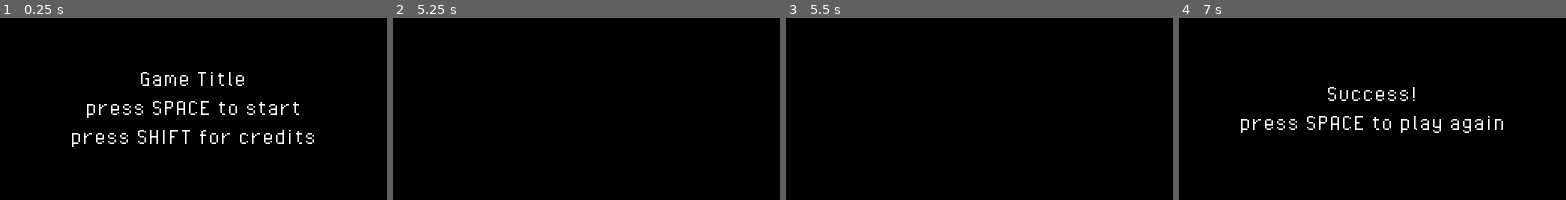
Above: before the commit, frames 1-4 (left to right).
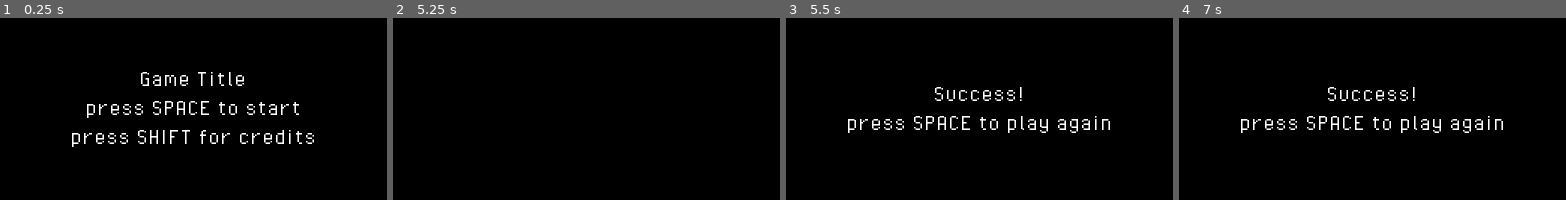
Above: after the commit, the same moments.

Repository: wavefriend/godot-dev-kit
Game: Godot game, scene res://screens/base/ScreenManager.tscn
Same seed, same stepped clock (60 frames per second), same inputs: the game is played once before the commit and once after it.
Inputs:
- Up to frame 1 (0.25 s): no input
- Up to frame 2 (5.25 s): tap Space (continue) at 0.5, 0.8, 1.25, 1.35, 2, 3.05, 3.5, 3.6, 4.25, 5.1 s; hold D (move_right) 0.53-2.03 s; tap Shift (alternate) at 0.6, 2.3, 2.85, 4.35 s; tap W (jump) at 0.77, 1.07, 1.52, 1.55, 1.82, 2.1, 3.02, 3.32, 3.77, 3.8, 4.07, 4.52, 4.82 s; hold A (move_left) 2.03-2.78 s; tap R (debug_restart) at 2.75 s; hold D (move_right) 2.78-4.28 s; tap I (debug_fail) at 4.15 s; hold A (move_left) 4.28-5.03 s; tap O (debug_win) at 4.9 s; hold D (move_right) from 5.03 s (still down)
- Up to frame 3 (5.5 s): keep holding D (move_right)
- Up to frame 4 (7 s): release D (move_right) at 5.78 s; hold A (move_left) from 5.78 s (still down); tap W (jump) at 5.85, 6.02, 6.32, 6.77 s; tap Shift (alternate) at 6.6 s

Frames 1-2 are identical in both runs. In frame 3, 2.1% of the frame differs, in the area x 16-84%, y 37-64%; in frame 4, nothing differs.

Commit message:
made script templates and added music and sound features

Diff:
--- a/Godot 2D Singleplayer Game Dev Kit/assets/tilesets/tileset.tres
+++ /dev/null
@@ -1,54 +0,0 @@
-[gd_resource type="TileSet" load_steps=5 format=2]
-
-[ext_resource path="res://assets/art/square.png" type="Texture" id=1]
-[ext_resource path="res://assets/art/circle.png" type="Texture" id=2]
-
-[sub_resource type="ConvexPolygonShape2D" id=1]
-points = PoolVector2Array( 0, 0, 64, 0, 64, 64, 0, 64 )
-
-[sub_resource type="ConvexPolygonShape2D" id=2]
-points = PoolVector2Array( 64, 64, 0, 64, 0, 0, 64, 0 )
-
-[resource]
-0/name = "square"
-0/texture = ExtResource( 1 )
-0/tex_offset = Vector2( 0, 0 )
-0/modulate = Color( 1, 1, 1, 1 )
-0/region = Rect2( 0, 0, 64, 64 )
-0/tile_mode = 0
-0/occluder_offset = Vector2( 0, 0 )
-0/navigation_offset = Vector2( 0, 0 )
-0/shape_offset = Vector2( 0, 0 )
-0/shape_transform = Transform2D( 1, 0, 0, 1, 0, 0 )
-0/shape = SubResource( 1 )
-0/shape_one_way = false
-0/shape_one_way_margin = 1.0
-0/shapes = [ {
-"autotile_coord": Vector2( 0, 0 ),
-"one_way": false,
-"one_way_margin": 1.0,
-"shape": SubResource( 1 ),
-"shape_transform": Transform2D( 1, 0, 0, 1, 0, 0 )
-} ]
-0/z_index = 0
-1/name = "circle"
-1/texture = ExtResource( 2 )
-1/tex_offset = Vector2( 0, 0 )
-1/modulate = Color( 1, 1, 1, 1 )
-1/region = Rect2( 0, 0, 64, 64 )
-1/tile_mode = 0
-1/occluder_offset = Vector2( 0, 0 )
-1/navigation_offset = Vector2( 0, 0 )
-1/shape_offset = Vector2( 0, 0 )
-1/shape_transform = Transform2D( 1, 0, 0, 1, 0, 0 )
-1/shape = SubResource( 2 )
-1/shape_one_way = false
-1/shape_one_way_margin = 1.0
-1/shapes = [ {
-"autotile_coord": Vector2( 0, 0 ),
-"one_way": false,
-"one_way_margin": 1.0,
-"shape": SubResource( 2 ),
-"shape_transform": Transform2D( 1, 0, 0, 1, 0, 0 )
-} ]
-1/z_index = 0
--- a/Godot 2D Singleplayer Game Dev Kit/game/Game.gd
+++ b/Godot 2D Singleplayer Game Dev Kit/game/Game.gd
@@ -7,8 +7,14 @@
 
 ############################## CONSTANTS ##############################
 
-const FAIL_DELAY_TIME := 2.0
-const WIN_DELAY_TIME := 2.0
+const FAIL_DELAY_TIME := 0.5 # should be greater than fail sound duration
+const WIN_DELAY_TIME := 0.5 # should greater than win sound duration
+
+############################## ONREADYS ##############################
+
+onready var background_music := $Music/BackgroundMusic
+onready var fail_sound := $Sfx/FailSound
+onready var win_sound := $Sfx/WinSound
 
 ############################## VARIABLES ##############################
 
@@ -26,6 +32,9 @@
 	# remember that game has ended
 	has_game_ended = true
 
+	# play fail sound
+	fail_sound.play()
+
 	# yield an amount of time
 	yield(get_tree().create_timer(FAIL_DELAY_TIME), "timeout")
 
@@ -38,6 +47,9 @@
 	# prevent game session from being ended twice
 	if has_game_ended:
 		return
+
+	# play win sound
+	win_sound.play()
 
 	# remember that game has ended
 	has_game_ended = true
--- a/Godot 2D Singleplayer Game Dev Kit/game/Game.tscn
+++ b/Godot 2D Singleplayer Game Dev Kit/game/Game.tscn
@@ -1,6 +1,21 @@
-[gd_scene load_steps=2 format=2]
+[gd_scene load_steps=4 format=2]
 
+[ext_resource path="res://assets/sfx/win.wav" type="AudioStream" id=1]
 [ext_resource path="res://game/Game.gd" type="Script" id=2]
+[ext_resource path="res://assets/sfx/explosion.wav" type="AudioStream" id=3]
 
 [node name="Game" type="Node2D"]
 script = ExtResource( 2 )
+
+[node name="Music" type="Node" parent="."]
+
+[node name="BackgroundMusic" type="AudioStreamPlayer" parent="Music"]
+autoplay = true
+
+[node name="Sfx" type="Node" parent="."]
+
+[node name="FailSound" type="AudioStreamPlayer" parent="Sfx"]
+stream = ExtResource( 3 )
+
+[node name="WinSound" type="AudioStreamPlayer" parent="Sfx"]
+stream = ExtResource( 1 )
--- /dev/null
+++ b/Godot 2D Singleplayer Game Dev Kit/new_script.gd
@@ -0,0 +1,81 @@
+extends KinematicBody2D
+
+############################## EXPORTS ##############################
+
+export(float) var move_speed := 128.0 # pixels / sec
+
+############################## VARIABLES ##############################
+
+enum STATE {ALIVE, DEAD}
+var state : int = STATE.ALIVE
+
+var velocity := Vector2.ZERO
+
+############################## INIT ##############################
+
+func _ready():
+	_enter_alive_state()
+
+############################## PROCESS ##############################
+
+func _physics_process(delta:float):
+	match(state):
+		STATE.ALIVE:
+			_process_alive_state(delta)
+		STATE.DEAD:
+			_process_dead_state(delta)
+
+############################## INPUT ##############################
+
+func get_input_direction()->Vector2:
+	var x := int(Input.is_action_pressed("move_right")) - int(Input.is_action_pressed("move_left"))
+	var y := int(Input.is_action_pressed("move_down")) - int(Input.is_action_pressed("move_up"))
+	return Vector2(x,y).normalized()
+
+
+func get_input_sprint()->bool:
+	return Input.is_action_pressed("sprint")
+
+
+func get_input_interact()->bool:
+	return Input.is_action_just_pressed("interact")
+
+############################## MOTION ##############################
+
+func _move(_delta:float, direction:=Vector2.ZERO, sprint:=false):
+	velocity = move_and_slide(move_speed * direction.normalized())
+
+
+func _look(direction:=Vector2.ZERO):
+	if direction.length_squared() > 0.0:
+		rotation = direction.angle()
+
+############################## ACTION ##############################
+
+func _interact(direction:=Vector2.ZERO):
+	pass
+
+############################## STATE ##############################
+
+func _enter_alive_state():
+	pass
+
+
+func _enter_dead_state():
+	pass
+
+
+func _process_alive_state(delta:float):
+	var input_direction := get_input_direction()
+
+	_move(delta, input_direction, get_input_sprint())
+	_look(input_direction)
+
+	if get_input_interact():
+		_interact(input_direction)
+
+
+func _process_dead_state(_delta:float):
+	pass
+
+############################## END ##############################
--- a/Godot 2D Singleplayer Game Dev Kit/players/platformer/Platformer.gd
+++ /dev/null
@@ -1,58 +0,0 @@
-# Platformer script
-# this is a side scrolling character with jumping and gravity
-extends KinematicBody2D
-
-
-# store movement parameters
-# export means that their values can be set in the Inspector
-export(float) var move_speed := 128.0 # units of pixels / sec
-export(float) var jump_speed := 300.0 # units of pixels / sec
-export(float) var grav_acceleration := 500.0 # units of pixels / sec / sec
-
-# stores the current velocity of this object as a vector
-var velocity := Vector2.ZERO
-
-
-# this method is called when object first created
-func _ready():
-	pass
-
-
-# this method is called every physics frame
-func _physics_process(delta:float):
-	move(delta, get_input_direction(), get_input_jump())
-
-
-# move in direction at move speed and/or jump at jump speed
-func move(delta:float, direction:=0, jump:=false):
-	# move object left / right based on input
-	velocity.x = move_speed * sign(direction)
-
-	# check if wants to jump and is on floor
-	if jump and is_on_floor():
-		velocity.y = -jump_speed
-
-	# apply gravitational force
-	velocity.y += grav_acceleration * delta
-
-	# move object based on velocity
-	velocity = move_and_slide(velocity, Vector2.UP)
-
-
-# return direction indicated by keyboard input (i.e. AD or left right arrow) as int -1, 0, or 1
-func get_input_direction()->int:
-	# return sign of player input direction
-	return int(Input.is_action_pressed("move_right")) - int(Input.is_action_pressed("move_left"))
-
-
-# return whether player just pressed jump key (i.e. W or up arrow)
-func get_input_jump()->bool:
-	# return whether player pressed jump as boolean
-	return Input.is_action_just_pressed("jump")
-
-
-# this method is called by bullet when character is hit by bullet
-func hit():
-	# changes color from blue to red
-	modulate.r += .1
-	modulate.b -= .1
--- a/Godot 2D Singleplayer Game Dev Kit/players/platformer/Platformer.tscn
+++ /dev/null
@@ -1,18 +0,0 @@
-[gd_scene load_steps=4 format=2]
-
-[ext_resource path="res://players/platformer/Platformer.gd" type="Script" id=1]
-[ext_resource path="res://assets/art/square.png" type="Texture" id=2]
-
-[sub_resource type="RectangleShape2D" id=1]
-extents = Vector2( 32, 32 )
-
-[node name="Platformer" type="KinematicBody2D"]
-collision_layer = 2
-collision_mask = 3
-script = ExtResource( 1 )
-
-[node name="CollisionShape2D" type="CollisionShape2D" parent="."]
-shape = SubResource( 1 )
-
-[node name="Sprite" type="Sprite" parent="."]
-texture = ExtResource( 2 )
--- a/Godot 2D Singleplayer Game Dev Kit/players/topdowner/Topdowner.gd
+++ /dev/null
@@ -1,47 +0,0 @@
-# Topdowner script
-# This is a top down character with 8 directional movement
-extends KinematicBody2D
-
-
-# store movement parameters
-# export means that their values can be set in the Inspector
-export(float) var move_speed := 128.0 # units of pixels / sec
-
-# stores the current velocity of this object as a vector
-var velocity := Vector2.ZERO
-
-
-# this method is called when object first created
-func _ready():
-	pass
-
-
-# this method is called every physics frame
-func _physics_process(delta:float):
-	move(delta, get_input_direction())
-
-
-# move in direction at move speed
-func move(_delta:float, direction:=Vector2.ZERO):
-	# determine velocity from direction and speed
-	velocity = move_speed * direction.normalized()
-
-	# move object based on velocity
-	velocity = move_and_slide(velocity)
-
-
-# return direction indicated by keyboard input (i.e. WASD or arrow keys) as normalized 2d vector
-func get_input_direction()->Vector2:
-	# determines when left/right up/down are pressed
-	var x := int(Input.is_action_pressed("move_right")) - int(Input.is_action_pressed("move_left"))
-	var y := int(Input.is_action_pressed("move_down")) - int(Input.is_action_pressed("move_up"))
-
-	# ensure movement direction is of unit 1 length so that diagonal motion isnt faster than lateral
-	return Vector2(x, y).normalized()
-
-
-# this method is called by bullet when character is hit by bullet
-func hit():
-	# changes color from blue to red
-	modulate.r += .1
-	modulate.b -= .1
--- a/Godot 2D Singleplayer Game Dev Kit/players/topdowner/Topdowner.tscn
+++ /dev/null
@@ -1,18 +0,0 @@
-[gd_scene load_steps=4 format=2]
-
-[ext_resource path="res://players/topdowner/Topdowner.gd" type="Script" id=1]
-[ext_resource path="res://assets/art/circle.png" type="Texture" id=2]
-
-[sub_resource type="CircleShape2D" id=1]
-radius = 31.0
-
-[node name="Topdowner" type="KinematicBody2D"]
-collision_layer = 2
-collision_mask = 3
-script = ExtResource( 1 )
-
-[node name="CollisionShape2D" type="CollisionShape2D" parent="."]
-shape = SubResource( 1 )
-
-[node name="Sprite" type="Sprite" parent="."]
-texture = ExtResource( 2 )
--- a/Godot 2D Singleplayer Game Dev Kit/project.godot
+++ b/Godot 2D Singleplayer Game Dev Kit/project.godot
@@ -126,6 +126,11 @@
 , Object(InputEventKey,"resource_local_to_scene":false,"resource_name":"","device":0,"alt":false,"shift":false,"control":false,"meta":false,"command":false,"pressed":false,"scancode":32,"physical_scancode":0,"unicode":0,"echo":false,"script":null)
  ]
 }
+interact={
+"deadzone": 0.5,
+"events": [ Object(InputEventKey,"resource_local_to_scene":false,"resource_name":"","device":0,"alt":false,"shift":false,"control":false,"meta":false,"command":false,"pressed":false,"scancode":32,"physical_scancode":0,"unicode":0,"echo":false,"script":null)
+ ]
+}
 shoot={
 "deadzone": 0.5,
 "events": [ Object(InputEventMouseButton,"resource_local_to_scene":false,"resource_name":"","device":0,"alt":false,"shi …(212 unchanged characters)…
--- a/Godot 2D Singleplayer Game Dev Kit/screens/base/ScreenManager.gd
+++ b/Godot 2D Singleplayer Game Dev Kit/screens/base/ScreenManager.gd
@@ -11,6 +11,12 @@
 	"fail":preload("res://screens/FailScreen.tscn"),
 	"win":preload("res://screens/WinScreen.tscn")
 }
+
+############################## ONREADYS ##############################
+
+onready var intro_music := $Music/IntroMusic
+onready var fail_music := $Music/FailMusic
+onready var win_music := $Music/WinMusic
 
 ############################## VARIABLES ##############################
 
@@ -79,6 +85,9 @@
 	# call after screen node added to tree
 	current_screen_node.call_deferred("init", data)
 
+	# update music
+	_update_music(screen_name)
+
 
 # frees current screen from memory if there is one
 func free_current_screen():
@@ -89,4 +98,28 @@
 	current_screen_scene = null
 	current_screen_node = null
 
+############################## MUSIC ##############################
+
+func _update_music(screen_name:String):
+	match(screen_name):
+		"start":
+			fail_music.stop()
+			win_music.stop()
+			if not intro_music.is_playing():
+				intro_music.play()
+		"game":
+			intro_music.stop()
+			fail_music.stop()
+			win_music.stop()
+		"fail":
+			intro_music.stop()
+			win_music.stop()
+			if not fail_music.is_playing():
+				fail_music.play()
+		"win":
+			intro_music.stop()
+			fail_music.stop()
+			if not win_music.is_playing():
+				win_music.play()
+
 ############################## END ##############################
--- a/Godot 2D Singleplayer Game Dev Kit/screens/base/ScreenManager.tscn
+++ b/Godot 2D Singleplayer Game Dev Kit/screens/base/ScreenManager.tscn
@@ -1,6 +1,20 @@
-[gd_scene load_steps=2 format=2]
+[gd_scene load_steps=5 format=2]
 
 [ext_resource path="res://screens/base/ScreenManager.gd" type="Script" id=1]
+[ext_resource path="res://assets/music/jonsong3.wav" type="AudioStream" id=2]
+[ext_resource path="res://assets/music/jonsong2.wav" type="AudioStream" id=3]
+[ext_resource path="res://assets/music/jonsong.wav" type="AudioStream" id=4]
 
 [node name="ScreenManager" type="Node2D"]
 script = ExtResource( 1 )
+
+[node name="Music" type="Node" parent="."]
+
+[node name="IntroMusic" type="AudioStreamPlayer" parent="Music"]
+stream = ExtResource( 4 )
+
+[node name="FailMusic" type="AudioStreamPlayer" parent="Music"]
+stream = ExtResource( 3 )
+
+[node name="WinMusic" type="AudioStreamPlayer" parent="Music"]
+stream = ExtResource( 2 )
--- /dev/null
+++ b/Godot 2D Singleplayer Game Dev Kit/script_templates/EffectMachine.gd
@@ -0,0 +1,69 @@
+extends Node
+
+############################## CONSTANTS ##############################
+
+const EFFECT_DURATIONS := {
+	"FIRE":1.0,
+	"SLOW":1.0
+}
+
+############################## VARIABLES ##############################
+
+var effects := {
+	"fire":-1.0,
+	"slow":-1.0
+}
+
+############################## INIT ##############################
+
+func _ready():
+	pass
+
+############################## PROCESS ##############################
+
+func _process(delta:float):
+	if is_on_fire():
+		_process_fire_effect(delta)
+	if is_slow():
+		_process_slow_effect(delta)
+
+############################## EFFECT ##############################
+
+func is_on_fire()->bool:
+	return effects.fire > 0.0
+
+
+func start_fire_effect():
+	effects.fire = EFFECT_DURATIONS.FIRE
+
+
+func finish_fire_effect():
+	effects.fire = -1.0
+
+
+func _process_fire_effect(delta:float):
+	effects.fire -= delta
+
+	if effects.fire <= 0.0:
+		finish_fire_effect()
+
+
+func is_slow()->bool:
+	return effects.slow > 0.0
+
+
+func start_slow_effect():
+	effects.slow = EFFECT_DURATIONS.SLOW
+
+
+func finish_slow_effect():
+	effects.slow = -1.0
+
+
+func _process_slow_effect(delta:float):
+	effects.slow -= delta
+
+	if effects.slow <= 0.0:
+		finish_slow_effect()
+
+############################## END ##############################
--- /dev/null
+++ b/Godot 2D Singleplayer Game Dev Kit/script_templates/Player.gd
@@ -0,0 +1,104 @@
+extends KinematicBody2D
+
+############################## EXPORTS ##############################
+
+export(float) var move_speed := 128.0 # pixels / sec
+
+############################## VARIABLES ##############################
+
+enum STATE {ALIVE, DEAD}
+var state : int = STATE.ALIVE
+
+var velocity := Vector2.ZERO
+
+############################## INIT ##############################
+
+func _ready():
+	_enter_alive_state()
+
+############################## PROCESS ##############################
+
+func _physics_process(delta:float):
+	match(state):
+		STATE.ALIVE:
+			_process_alive_state(delta)
+		STATE.DEAD:
+			_process_dead_state(delta)
+
+############################## INPUT ##############################
+
+func get_input_direction()->Vector2:
+	var x := int(Input.is_action_pressed("move_right")) - int(Input.is_action_pressed("move_left"))
+	var y := int(Input.is_action_pressed("move_down")) - int(Input.is_action_pressed("move_up"))
+	return Vector2(x,y).normalized()
+
+
+#func get_input_direction()->int:
+#	var x := int(Input.is_action_pressed("move_right")) - int(Input.is_action_pressed("move_left"))
+#	return x
+
+
+func get_input_sprint()->bool:
+	return Input.is_action_pressed("sprint")
+
+
+#func get_input_jump()->bool:
+#	return Input.is_action_just_pressed("jump")
+
+
+func get_input_interact()->bool:
+	return Input.is_action_just_pressed("interact")
+
+############################## MOTION ##############################
+
+func _move(_delta:float, direction:=Vector2.ZERO, sprint:=false):
+	velocity = move_and_slide(move_speed * direction.normalized())
+
+
+#func _move(_delta:float, direction:=0, sprint:=false, jump:=false):
+#	velocity = move_and_slide(move_speed * direction * Vector2.RIGHT)
+
+
+func _look(direction:=Vector2.ZERO):
+	if direction.length_squared() > 0.0:
+		rotation = direction.angle()
+
+
+#func _look(direction:=0):
+#	if abs(direction) > 0.0:
+#		scale.x = direction
+
+############################## ACTION ##############################
+
+func _interact(direction:=Vector2.ZERO):
+	pass
+
+
+#func _interact(direction:=0):
+#	pass
+
+############################## STATE ##############################
+
+func _enter_alive_state():
+	pass
+
+
+func _enter_dead_state():
+	pass
+
+
+func _process_alive_state(delta:float):
+	var input_direction := get_input_direction()
+
+	_move(delta, input_direction, get_input_sprint())
+#	_move(delta, input_direction, get_input_sprint(), get_input_jump())
+	_look(input_direction)
+
+	if get_input_interact():
+		_interact(input_direction)
+
+
+func _process_dead_state(_delta:float):
+	pass
+
+############################## END ##############################
--- /dev/null
+++ b/Godot 2D Singleplayer Game Dev Kit/script_templates/Sentient.gd
@@ -0,0 +1,101 @@
+extends KinematicBody2D
+
+############################## EXPORTS ##############################
+
+export(float) var move_speed := 128.0 # pixels / sec
+
+############################## VARIABLES ##############################
+
+enum STATE {ALIVE, DEAD}
+var state : int = STATE.ALIVE
+
+var velocity := Vector2.ZERO
+
+############################## INIT ##############################
+
+func _ready():
+	_enter_alive_state()
+
+############################## PROCESS ##############################
+
+func _physics_process(delta:float):
+	match(state):
+		STATE.ALIVE:
+			_process_alive_state(delta)
+		STATE.DEAD:
+			_process_dead_state(delta)
+
+############################## SENSE ##############################
+
+func get_sense_direction()->Vector2:
+	return Vector2.ZERO
+
+
+#func get_sense_direction()->int:
+#	return 0
+
+
+func get_sense_sprint()->bool:
+	return false
+
+
+#func get_sense_jump()->bool:
+#	return false
+
+
+func get_sense_interact()->bool:
+	return false
+
+############################## MOTION ##############################
+
+func _move(_delta:float, direction:=Vector2.ZERO, sprint:=false):
+	velocity = move_and_slide(move_speed * direction.normalized())
+
+
+#func _move(_delta:float, direction:=0, sprint:=false, jump:=false):
+#	velocity = move_and_slide(move_speed * direction * Vector2.RIGHT)
+
+
+func _look(direction:=Vector2.ZERO):
+	if direction.length_squared() > 0.0:
+		rotation = direction.angle()
+
+
+#func _look(direction:=0):
+#	if abs(direction) > 0.0:
+#		scale.x = direction
+
+############################## ACTION ##############################
+
+func _interact(direction:=Vector2.ZERO):
+	pass
+
+
+#func _interact(direction:=0):
+#	pass
+
+############################## STATE ##############################
+
+func _enter_alive_state():
+	pass
+
+
+func _enter_dead_state():
+	pass
+
+
+func _process_alive_state(delta:float):
+	var sense_direction := get_sense_direction()
+
+	_move(delta, sense_direction, get_sense_sprint())
+#	_move(delta, sense_direction, get_sense_sprint(), get_sense_jump())
+	_look(sense_direction)
+
+	if get_sense_interact():
+		_interact(sense_direction)
+
+
+func _process_dead_state(_delta:float):
+	pass
+
+############################## END ##############################
--- /dev/null
+++ b/Godot 2D Singleplayer Game Dev Kit/script_templates/StateMachine.gd
@@ -0,0 +1,39 @@
+extends Node
+
+############################## VARIABLES ##############################
+
+enum STATE {ALIVE, DEAD}
+var state : int = STATE.ALIVE
+
+############################## INIT ##############################
+
+func _ready():
+	_enter_alive_state()
+
+############################## PROCESS ##############################
+
+func _process(delta:float):
+	match(state):
+		STATE.ALIVE:
+			_process_alive_state(delta)
+		STATE.DEAD:
+			_process_dead_state(delta)
+
+############################## STATE ##############################
+
+func _enter_alive_state():
+	pass
+
+
+func _enter_dead_state():
+	pass
+
+
+func _process_alive_state(_delta:float):
+	pass
+
+
+func _process_dead_state(_delta:float):
+	pass
+
+############################## END ##############################
--- a/Godot 2D Singleplayer Game Dev Kit/tilemaps/EasyTileMap.tscn
+++ /dev/null
@@ -1,8 +0,0 @@
-[gd_scene load_steps=2 format=2]
-
-[ext_resource path="res://assets/tilesets/tileset.tres" type="TileSet" id=1]
-
-[node name="EasyTileMap" type="TileMap"]
-tile_set = ExtResource( 1 )
-collision_layer = 3
-format = 1
Binary file removed: Godot 2D Singleplayer Game Dev Kit/assets/art/beaver_art/air_conditioner.png
Not shown, removed: Godot 2D Singleplayer Game Dev Kit/assets/art/beaver_art/air_conditioner.png.import
Binary file removed: Godot 2D Singleplayer Game Dev Kit/assets/art/beaver_art/beaver.png
Not shown, removed: Godot 2D Singleplayer Game Dev Kit/assets/art/beaver_art/beaver.png.import
Binary file removed: Godot 2D Singleplayer Game Dev Kit/assets/art/beaver_art/beaver_animation.png
Not shown, removed: Godot 2D Singleplayer Game Dev Kit/assets/art/beaver_art/beaver_animation.png.import
Binary file removed: Godot 2D Singleplayer Game Dev Kit/assets/art/beaver_art/board_recolored.png
Not shown, removed: Godot 2D Singleplayer Game Dev Kit/assets/art/beaver_art/board_recolored.png.import
Binary file removed: Godot 2D Singleplayer Game Dev Kit/assets/art/beaver_art/skyline.png
Not shown, removed: Godot 2D Singleplayer Game Dev Kit/assets/art/beaver_art/skyline.png.import
Binary file removed: Godot 2D Singleplayer Game Dev Kit/assets/art/beaver_art/vents.png
Not shown, removed: Godot 2D Singleplayer Game Dev Kit/assets/art/beaver_art/vents.png.import
(and 55 more such lines)
